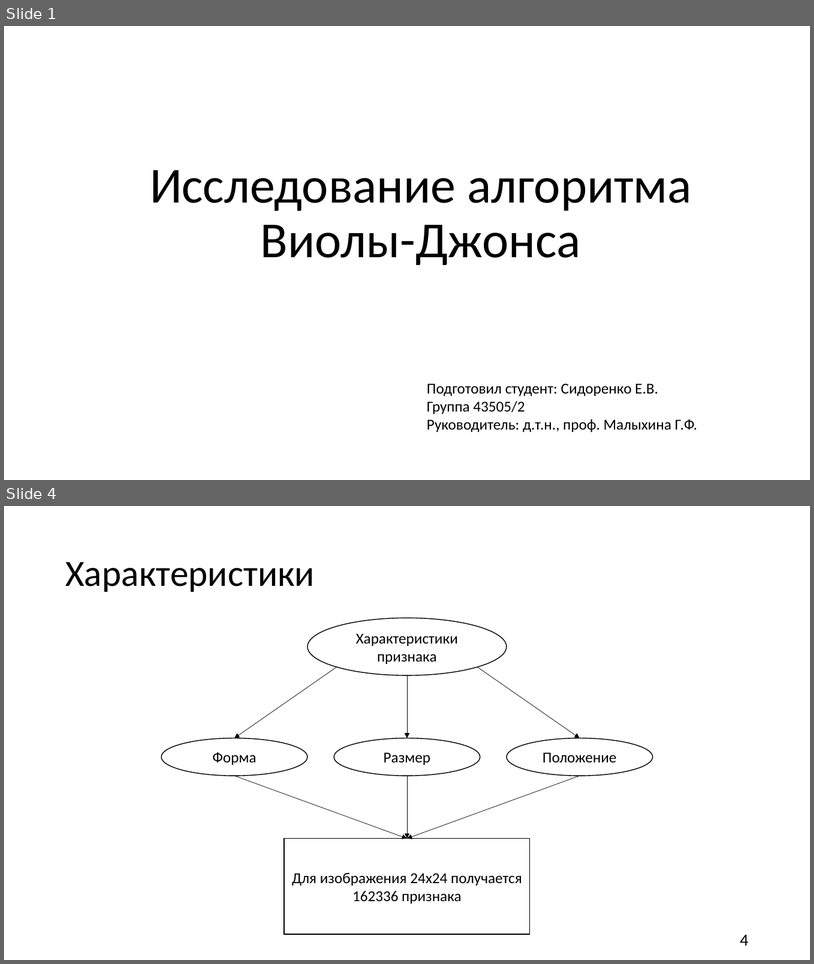
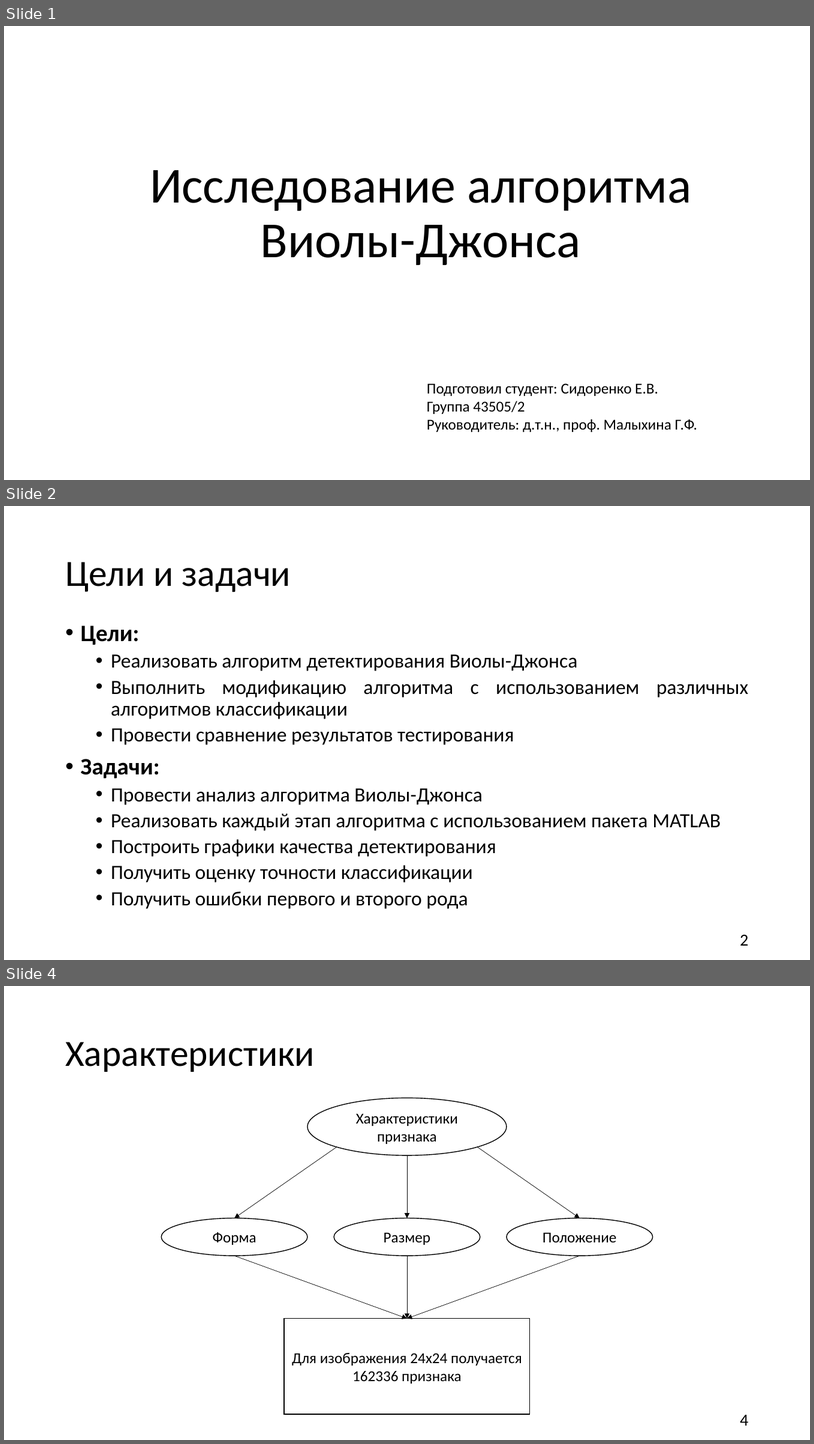
Before and after one commit to MYIIIKET/Diplom, a slide deck: Main/Презентация_BW.pptx. Shown one above the other, each under a label of ours: slides 1 and 4 before the commit, slides 1, 2 and 4 after it; the slides between them are not shown. The pictures are 814x964 and 814x1444 pixels, drawn with LibreOffice and Linux fonts; fonts in the diff are those of the drawing. Boxes give left, top, right and bottom in pixels: in the first picture for what was removed or moved away, otherwise in the second. Text is boxed around its words. In the diff, an @@ line names an element or a change of style, - is before the commit and + after.

```diff
--- a/Main/Презентация_BW.pptx
+++ b/Main/Презентация_BW.pptx
@@ slide 2 added at (x1=4, y1=506, x2=810, y2=960), background #FFFFFF @@
@@ title added at (x1=65, y1=562, x2=291, y2=592), 44 pt, text #000000 @@
+Цели и задачи
@@ text added at (x1=81, y1=625, x2=749, y2=909), 24 pt, text #000000 @@
+• Цели:
+  • Реализовать алгоритм детектирования Виолы-Джонса
+  • Выполнить модификацию алгоритма с использованием различных алгоритмов классификации
+  • Провести сравнение результатов тестирования
+• Задачи:
+  • Провести анализ алгоритма Виолы-Джонса
+  • Реализовать каждый этап алгоритма с использованием пакета MATLAB
+  • Построить графики качества детектирования
+  • Получить оценку точности классификации
+  • Получить ошибки первого и второго рода
@@ page number added at (x1=740, y1=934, x2=749, y2=945), 20 pt, text #000000 @@
+2
```
Also in this commit, not shown: 4 slides changed, 1 slide removed, 4 other files.
